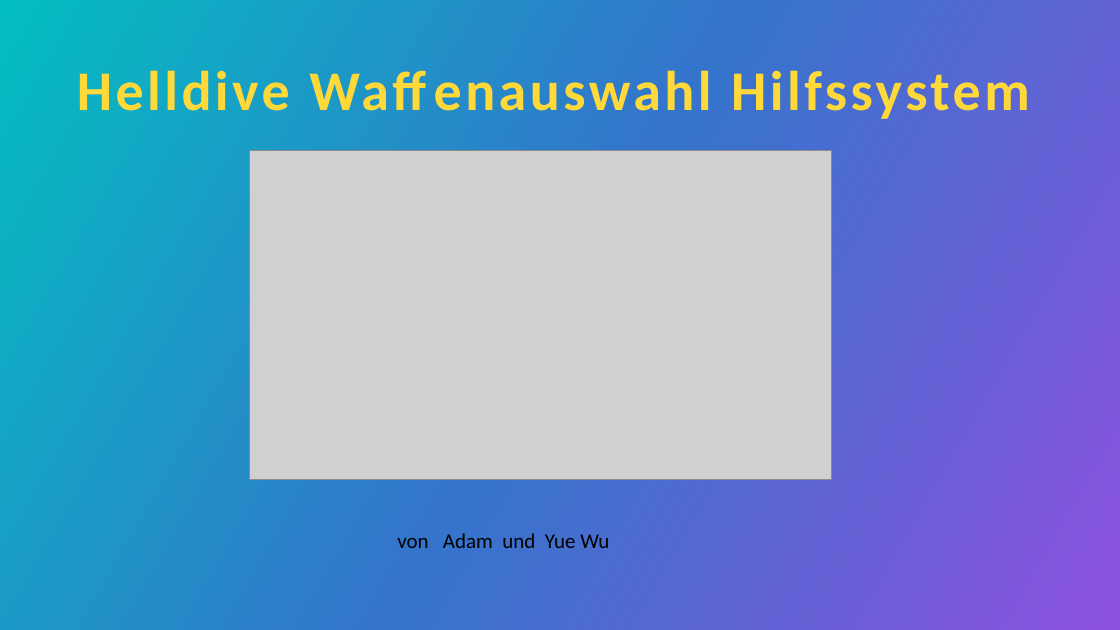
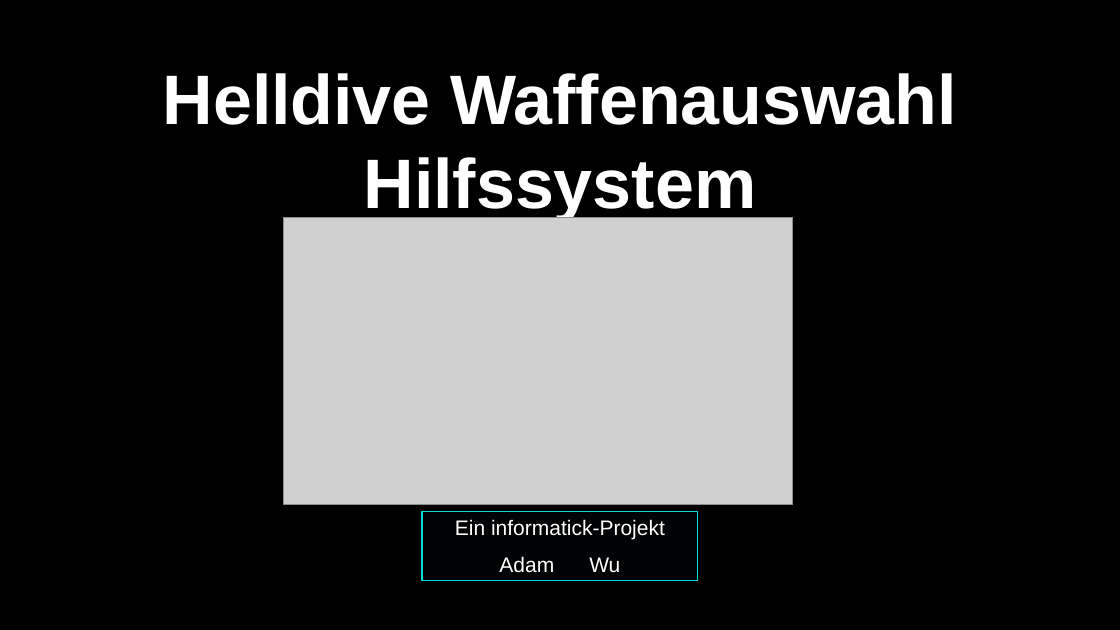
Before and after one commit to SmashedAdam/HELLDIVE, a slide deck: slide 1 of docs/Helldive Waffenauswahl Hilfssystem.pptx. Drawn at 1120x630 pixels with LibreOffice and Linux fonts; fonts in the diff are those of the drawing; grey boxes stand for pictures; background and template pictures are left out. Boxes give left, top, right and bottom in pixels: in the first picture for what was removed or moved away, otherwise in the second. Text is boxed around its words. In the diff, an @@ line names an element or a change of style, - is before the commit and + after.

```diff
--- a/docs/Helldive Waffenauswahl Hilfssystem.pptx
+++ b/docs/Helldive Waffenauswahl Hilfssystem.pptx
@@ background gradient #03BEC1 to #3474CB to #8E52DF to picture (left out) @@
@@ title "Helldive Waffenauswahl Hilfssystem": place and size @@
-title "Helldive Waffenauswahl Hilfssystem" at bbox=[77, 70, 1030, 119]
+title "Helldive Waffenauswahl Hilfssystem" at bbox=[163, 73, 957, 221]
@@ title "Helldive Waffenauswahl Hilfssystem" at bbox=[163, 73, 957, 221]: size 48 to 60 pt, font Calibri to Arial, text colour gradient #F8C334 to #FFD83A to #FFFD6D to #FFFEB8 to gradient #FFFFFF to #03DBD9, letter spacing 3 to 0 pt; vertical alignment middle to bottom @@
@@ picture: place and size @@
-picture at bbox=[250, 151, 832, 480]
+picture at bbox=[283, 218, 792, 505]
@@ text removed at bbox=[397, 533, 609, 548] @@
-von Adam und Yue Wu
@@ text added at bbox=[422, 512, 697, 581], fill #000203, outline #03DBD9 1 pt, 18 pt, text #FFFFFF @@
+Ein informatick-Projekt
+Adam Wu
```
Also in this commit, not shown: 6 slides added, 6 slides removed.
